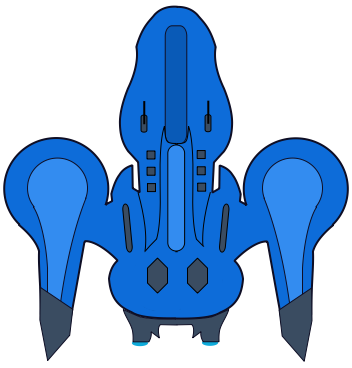
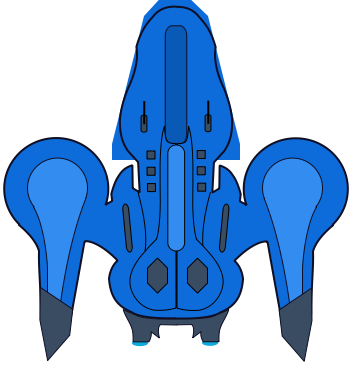
The second 352×368 image is a revision of the first. Changes to its layers:
hid "Details", painted on it over [129, 246, 224, 311]
painted on "couleurs brouillon" over [149, 0, 240, 311]
